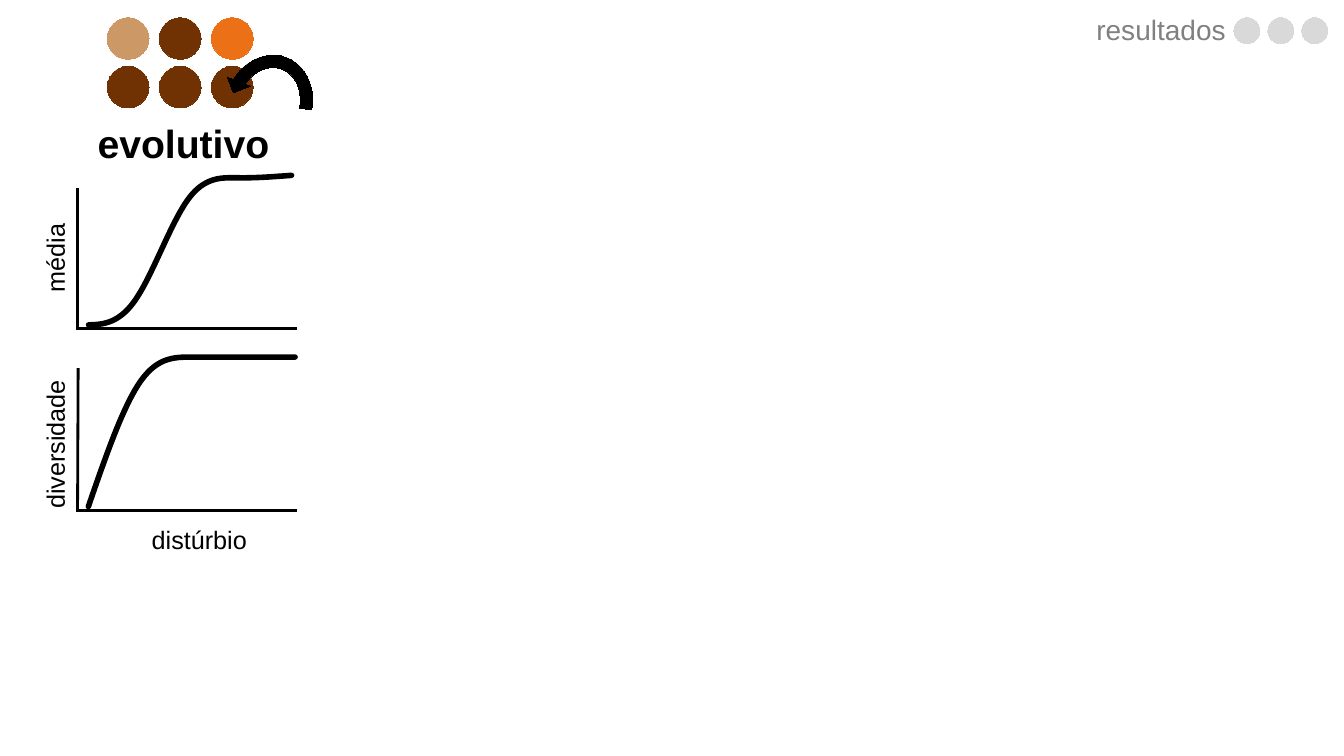
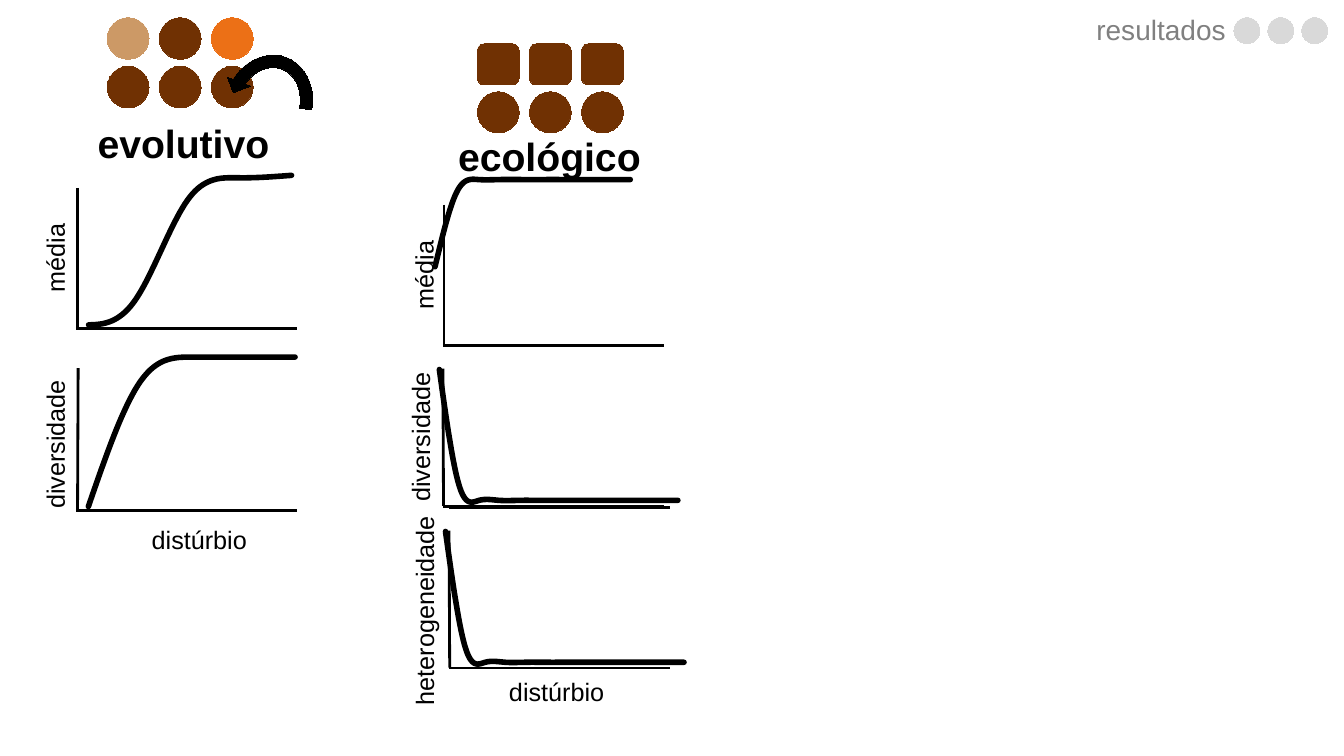
Before and after one commit to luisanovara/dissertacao, a slide deck: slide 125 of DEFESA.pptx (slide 120 before the commit). Drawn at 1344x756 pixels with LibreOffice and Linux fonts; fonts in the diff are those of the drawing. Boxes give left, top, right and bottom in pixels: in the first picture for what was removed or moved away, otherwise in the second. Text is boxed around its words. In the diff, an @@ line names an element or a change of style, - is before the commit and + after.

```diff
--- a/DEFESA.pptx
+++ b/DEFESA.pptx
@@ group added at bbox=[478, 43, 624, 133]: 6 freeform shapes @@
@@ text added at bbox=[458, 142, 641, 179], 28 pt, text #000000, bold @@
+ecológico
@@ line chart added at bbox=[418, 163, 690, 345] @@
+categories: 1, 2, 3, 4, 5
+Series 1: 46, 92, 100, 100, 100, 100, 100, 100, 100, 100, -, -
@@ line added from (445, 205) to (445, 346), #000000 2 pt @@
@@ text added at bbox=[411, 247, 439, 308], 18 pt, text #000000 @@
+média
@@ line chart added at bbox=[424, 337, 694, 518] @@
+categories: 1, 2, 3, 4, 5
+Series 1: 100, -33, -50, -50, -50, -50, -50, -50, -50, -50, -50, -50, -50
@@ line added from (443, 346) to (664, 346), #000000 2 pt @@
@@ text added at bbox=[407, 387, 435, 498], 18 pt, text #000000 @@
+diversidade
@@ line added from (443, 369) to (444, 506), #000000 2 pt @@
@@ line chart added at bbox=[431, 499, 700, 681] @@
+categories: 1, 2, 3, 4, 5
+Series 1: 100, -33, -50, -50, -50, -50, -50, -50, -50, -50, -50, -50, -50
@@ line added from (443, 506) to (664, 506), #000000 2 pt @@
@@ line added from (450, 507) to (670, 507), #000000 2 pt @@
@@ text added at bbox=[411, 534, 439, 699], 18 pt, text #000000 @@
+heterogeneidade
@@ line added from (450, 530) to (450, 667), #000000 2 pt @@
@@ line added from (450, 668) to (670, 668), #000000 2 pt @@
@@ text added at bbox=[509, 682, 604, 702], 18 pt, text #000000 @@
+distúrbio
```
Also in this commit, not shown: 5 slides added.
